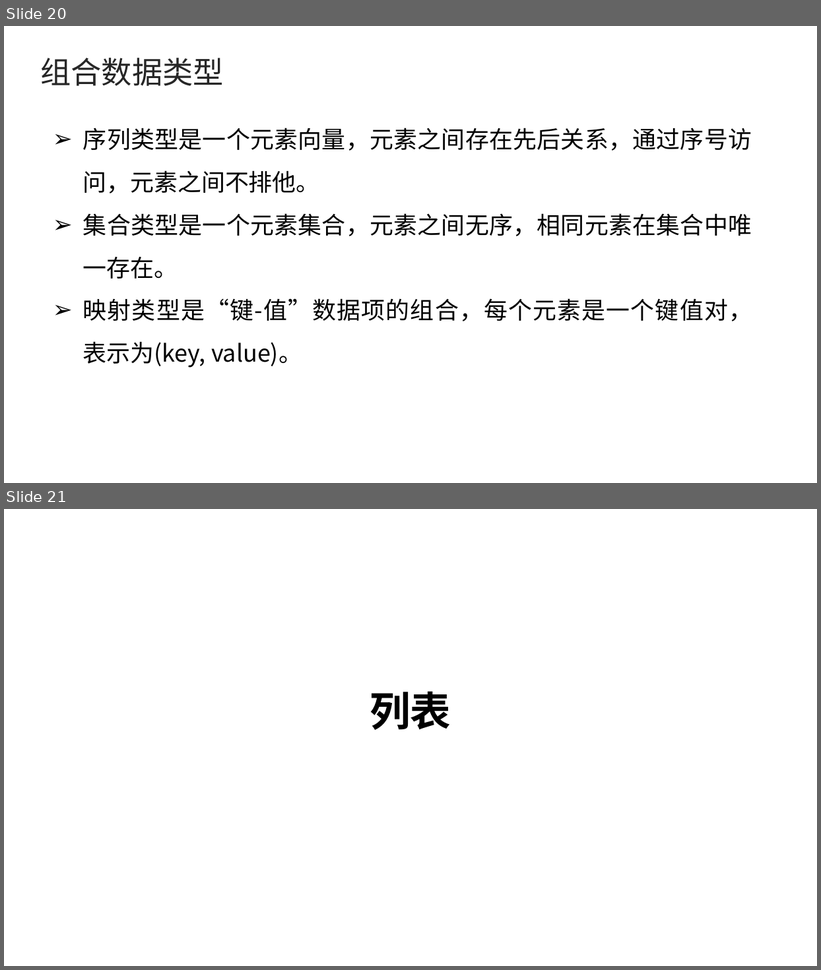
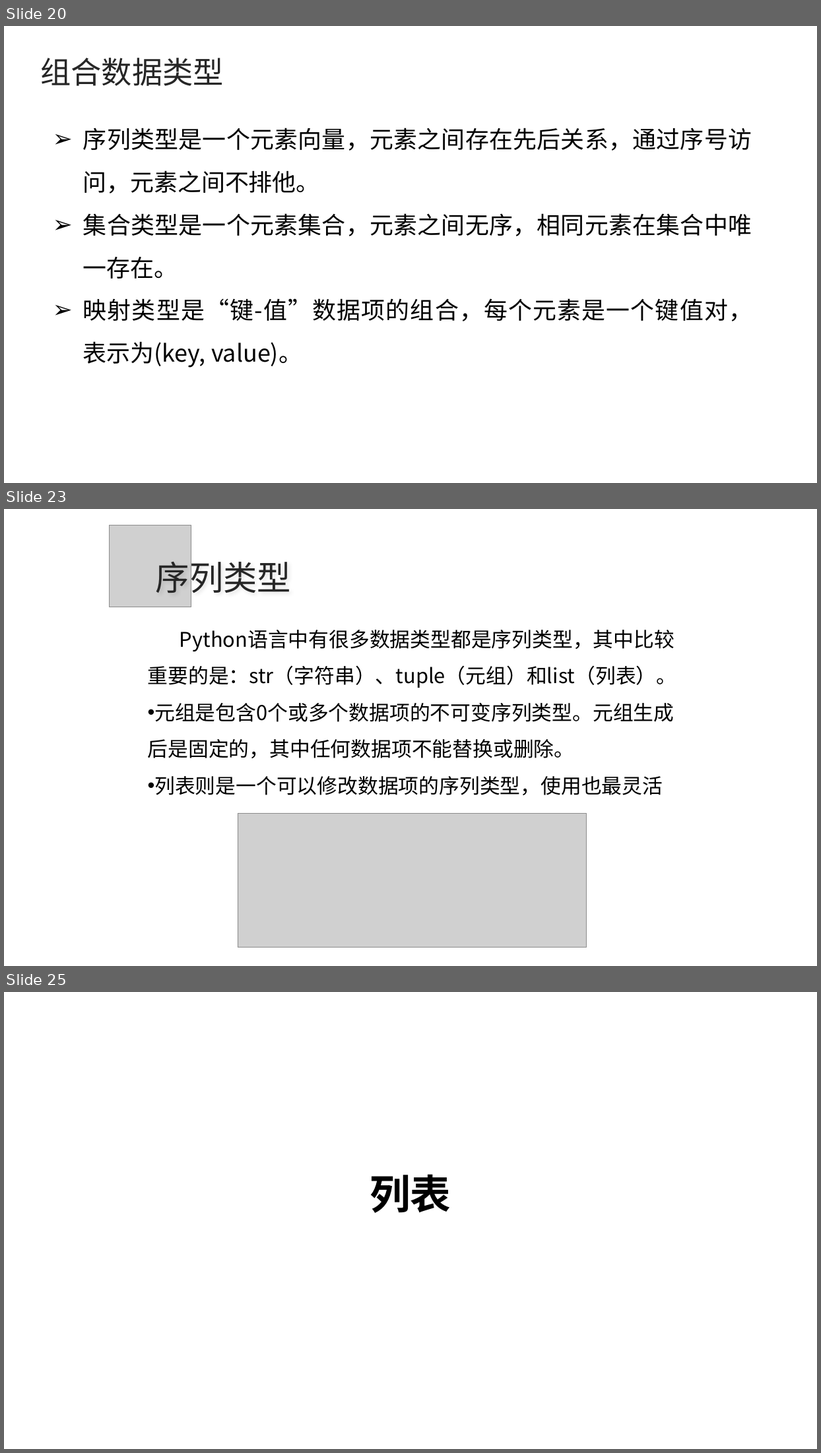
Before and after one commit to he-tengjiao/-, a slide deck: 列表/9. 列表.pptx. Shown one above the other, each under a label of ours: slides 20 and 21 before the commit, slides 20, 23 and 25 after it; the slides between them are not shown. The pictures are 821x970 and 821x1453 pixels, drawn with LibreOffice and Linux fonts; fonts in the diff are those of the drawing; grey boxes stand for pictures. Boxes give left, top, right and bottom in pixels: in the first picture for what was removed or moved away, otherwise in the second. Text is boxed around its words. In the diff, an @@ line names an element or a change of style, - is before the commit and + after.

```diff
--- a/列表/9. 列表.pptx
+++ b/列表/9. 列表.pptx
@@ slide 23 added at (x1=4, y1=509, x2=817, y2=966), background #FFFFFF @@
@@ picture added at (x1=110, y1=525, x2=191, y2=607) @@
@@ text added at (x1=156, y1=556, x2=291, y2=599), 40 pt, text #262626 @@
+序列类型
@@ text added at (x1=148, y1=630, x2=677, y2=795), 24 pt, text #000000 @@
+Python语言中有很多数据类型都是序列类型，其中比较重要的是：str（字符串）、tuple（元组）和list（列表）。
+• 元组是包含0个或多个数据项的不可变序列类型。元组生成后是固定的，其中任何数据项不能替换或删除。
+• 列表则是一个可以修改数据项的序列类型，使用也最灵活
@@ picture added at (x1=238, y1=813, x2=587, y2=948) @@
@@ what was slide 21 is now slide 25 @@
```
Also in this commit, not shown: 7 other slides added.
